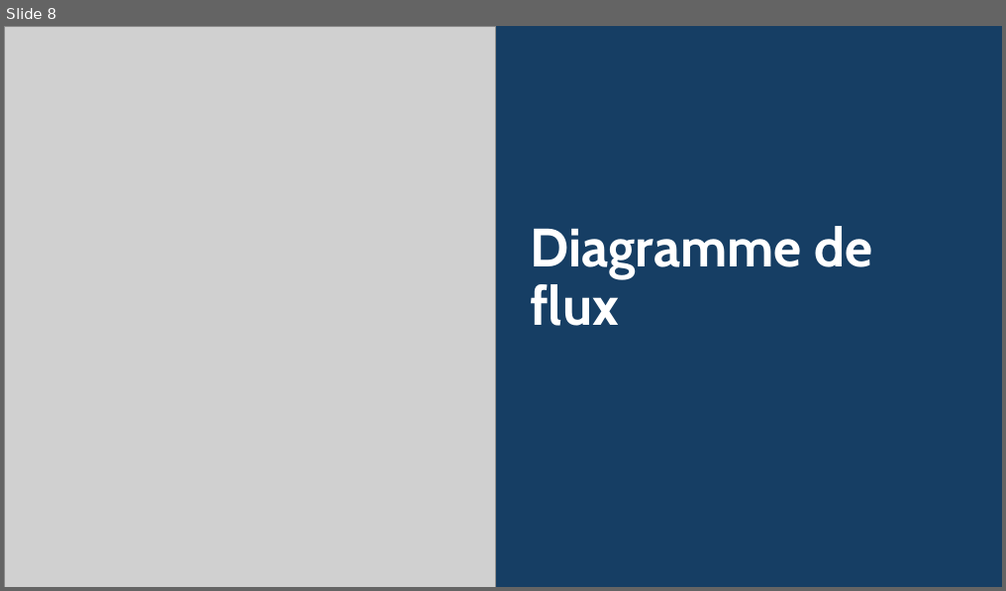
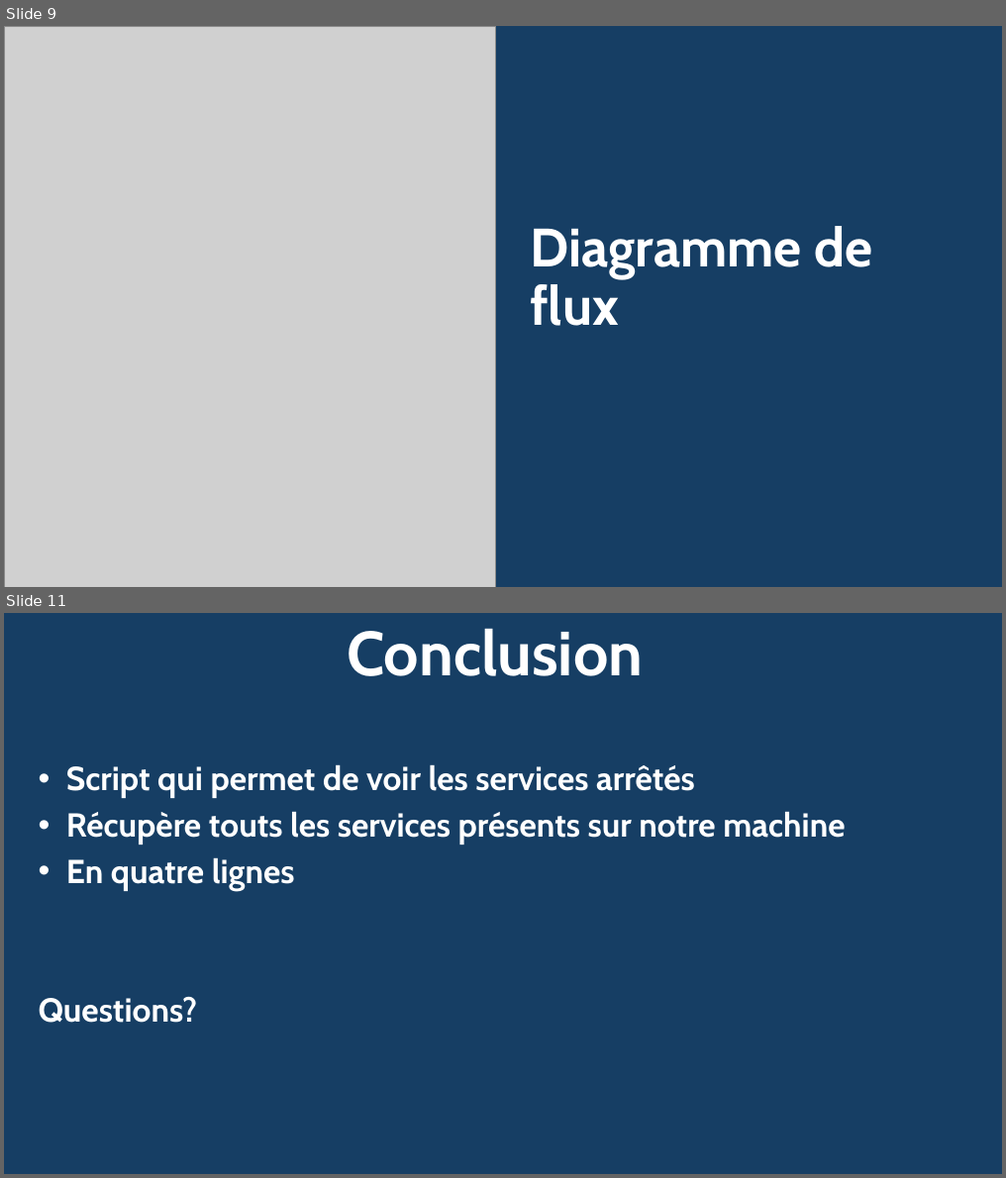
Before and after one commit to yyl05/PowerShell_MA-18, a slide deck: Administration_serveur/Exercices/PowerPoint PowerShell.pptx. Shown one above the other, each under a label of ours: slide 8 before the commit, slides 9 and 11 after it; the slides between them are not shown. The pictures are 1006x591 and 1006x1178 pixels, drawn with LibreOffice and Linux fonts; fonts in the diff are those of the drawing; grey boxes stand for pictures. Boxes give left, top, right and bottom in pixels: in the first picture for what was removed or moved away, otherwise in the second. Text is boxed around its words. In the diff, an @@ line names an element or a change of style, - is before the commit and + after.

```diff
--- a/Administration_serveur/Exercices/PowerPoint PowerShell.pptx
+++ b/Administration_serveur/Exercices/PowerPoint PowerShell.pptx
@@ slide 11 added at (4, 613, 1002, 1174), background #163E64 @@
@@ title added at (347, 628, 643, 676), 60 pt, text #FFFFFF, bold @@
+Conclusion
@@ subtitle added at (66, 764, 845, 891), 32 pt, text #FFFFFF, bold @@
+• Script qui permet de voir les services arrêtés
+• Récupère touts les services présents sur notre machine
+• En quatre lignes
+Questions?
@@ what was slide 8 is now slide 9 @@
```
Also in this commit, not shown: 6 slides changed, 1 other slide added.
